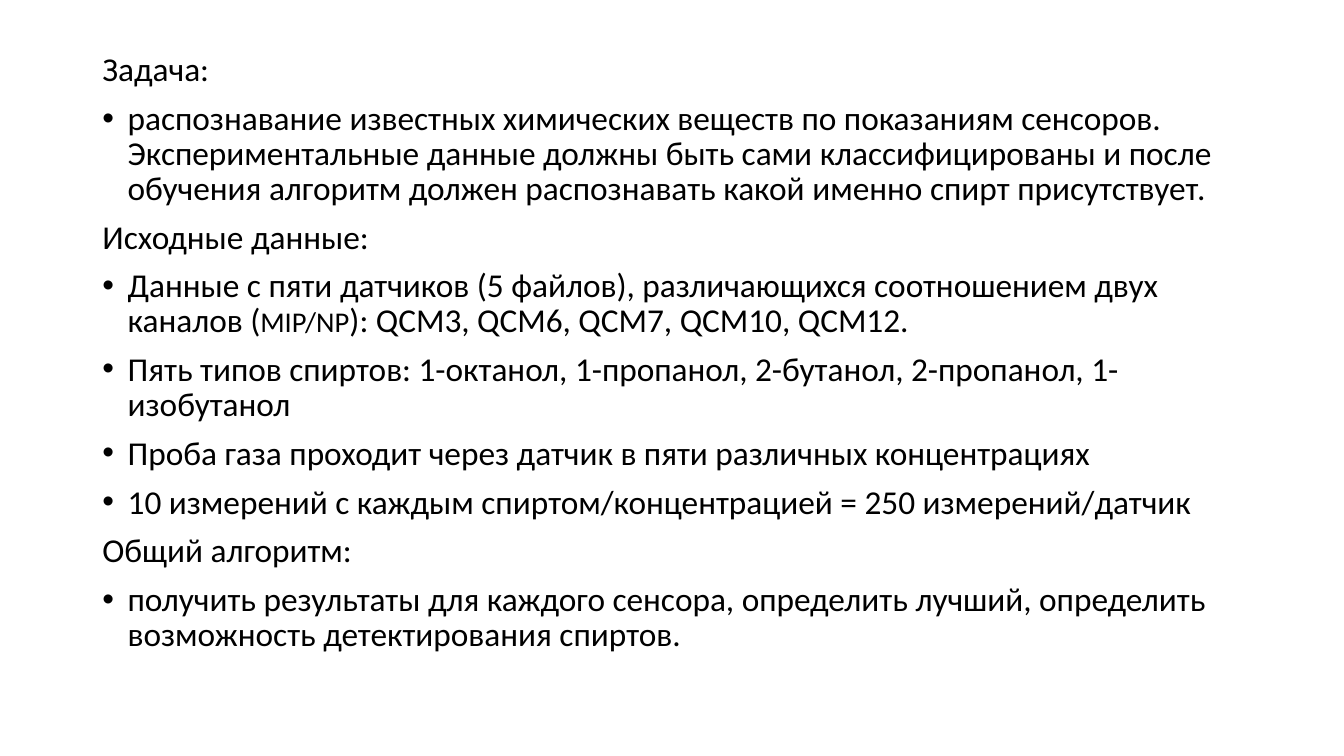
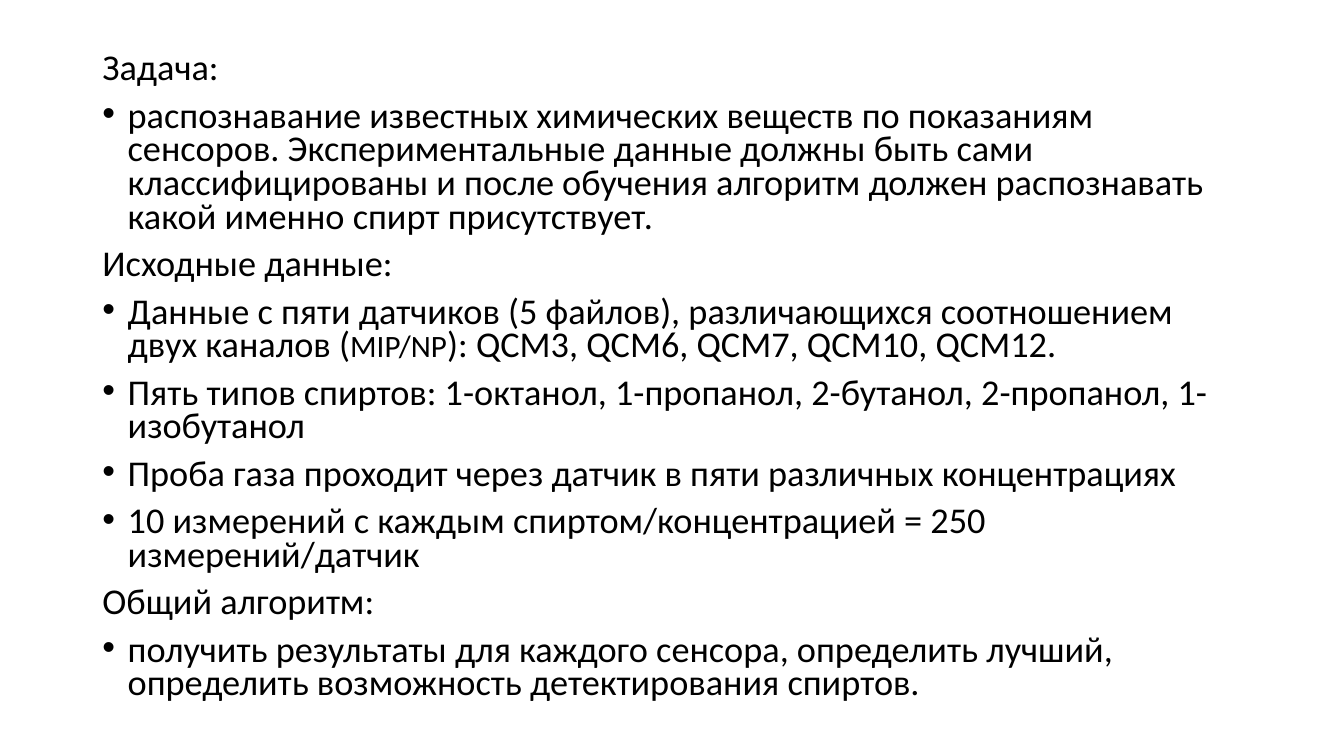
Before and after one commit to qrspeter/ml_alcohol, a slide deck: slide 2 of Alcohol_detection_defence.pptx. Drawn at 1344x756 pixels with LibreOffice and Linux fonts; fonts in the diff are those of the drawing. Boxes give left, top, right and bottom in pixels: in the first picture for what was removed or moved away, otherwise in the second. Text is boxed around its words. In the diff, an @@ line names an element or a change of style, - is before the commit and + after.

```diff
--- a/Alcohol_detection_defence.pptx
+++ b/Alcohol_detection_defence.pptx
@@ text "Задача:" at <box>102,56,1207,701</box>: size 23.8 to 25.9 pt; size 20.4 to 22.2 pt in "(MIP/NP):"; line spacing 0.87 to 0.77 @@
```
Also in this commit, not shown: 1 other slide changed, 2 other files.
